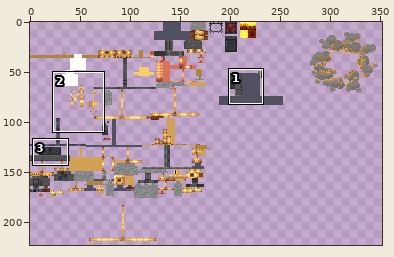
Edited in one commit: sprite sheet (src/main/resources/assets/cgs/textures/guns/gatling/gatling.png). The picture above shows the old version from afar; the outline marks the close-up.
Close-up. As it was:
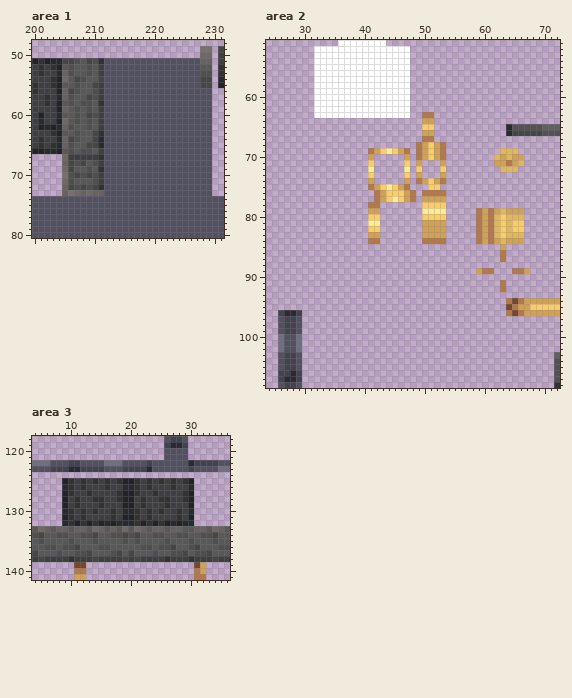
The file is 512x512 pixels. Colours within 5 levels of each other are drawn and written as one. Shown: area 1: x 200..231, y 48..80; area 2: x 24..72, y 51..108; area 3: x 4..36, y 118..141. The wide view leaves out empty margins. The commit also changed other parts of the picture, which this record leaves out.
The same view after the edit:
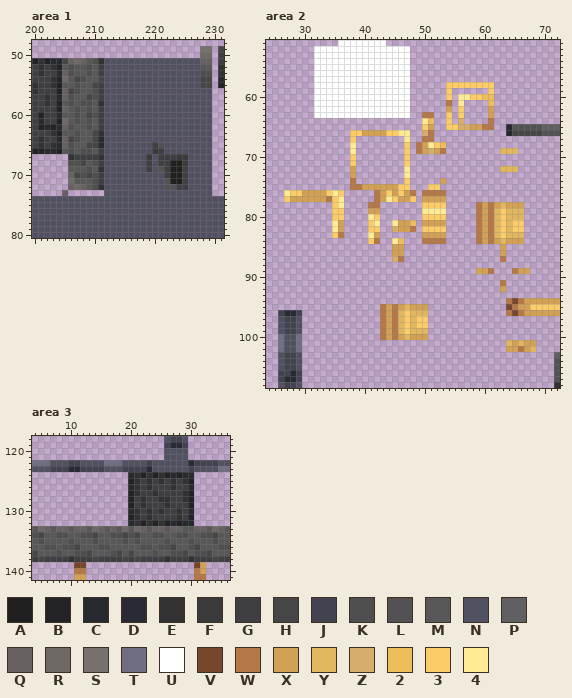
Palette (. is transparent): A #202020  B #222227  C #272b30  D #2a2a37  E #323233  F #3b3b3b  G #3f3e42  H #464647  J #434251  K #4f4f4f  L #525255  M #595858  N #525161  P #606063  Q #676161  R #6e6964  S #77716d  T #706e82  U #ffffff  V #76462d  W #b57849  X #d3a155  Y #e0b75e  Z #d7ad6c  2 #edbe59  3 #fbcc68  4 #ffeb94
From old to new:
--- area 1
@@ x 204..211 @@
 50 ........
-51 CHHKMHKE
+51 CHQRQMKE
 52 BMKMMKMG
@@ x 200..231 @@
 64 GEGGCQHKMMHCNNNNNNNNNNNNNNNNNN..
-65 GEGECQKMMHHCNNNNNNNNNNNNNNNNNN..
-66 BBCCBMKMKKMGNNNNNNNNNNNNNNNNNN..
-67 .....RGGGGGENNNNNNNNNNNNNNNNNN..
-68 .....QHKHMKGNNNNNNNNNNNNNNNNNN..
-69 .....RHMMKMENNNNNNNNNNNNNNNNNN..
-70 .....SKHKHKGNNNNNNNNNNNNNNNNNN..
-71 .....RKMMMKGNNNNNNNNNNNNNNNNNN..
-72 .....QHKHKHENNNNNNNNNNNNNNNNNN..
-73 .....QSRQRQQNNNNNNNNNNNNNNNNNN..
+65 GEGECQKMMHHCNNNNNNNNGLNNNNNNNN..
+66 BBCCBMKMKKMGNNNNNNNNFGNNNNNNNN..
+67 ......EGGGGENNNNNNNFNGGGFFNNNN..
+68 ......KKHMKGNNNNNNNGNGGAAFNNNN..
+69 ......MMMKMENNNNNNNGNLGAAGNNNN..
+70 ......QHKHKGNNNNNNNNNNGAAGNNNN..
+71 ......RMMMKGNNNNNNNNNNLAAGNNNN..
+72 ......QRQMKENNNNNNNNNNLLGGNNNN..
+73 .....Q......NNNNNNNNNNNNNNNNNN..
 74 NNNNNNNNNNNNNNNNNNNNNNNNNNNNNNNN
--- area 2
@@ x 24..72 @@
  57 ........UUUUUUUUUUUUUUUU.........................
- 58 ........UUUUUUUUUUUUUUUU.........................
- 59 ........UUUUUUUUUUUUUUUU.........................
- 60 ........UUUUUUUUUUUUUUUU.........................
- 61 ........UUUUUUUUUUUUUUUU.........................
- 62 ........UUUUUUUUUUUUUUUU.........................
- 63 ........UUUUUUUUUUUUUUUU..WW.....................
- 64 ..........................XX.....................
- 65 ..........................33............CLLLLLPPP
- 66 ..........................XX............CHHHHHLLL
- 67 ..........................WW.....................
- 68 .........................WX3XW...................
- 69 .................WX343XW.WX3XW.........YYY.......
- 70 .................X.....X.WX3XW........YXYXX......
- 71 .................3.....3.X...X........XXWXY......
- 72 .................4.....4.3...3.........YYY.......
- 73 .................3.....3.X...X...................
- 74 .................X.....X.WX3XW...................
- 75 .................WX343XW...33....................
- 76 ..................WX333XW.WWWW...................
- 77 ..................WX343XW.XXXX...................
- 78 .................WW.......3333...................
- 79 .................XX.......4444.....WXWXYXXX......
- 80 .................33.......3333.....WXWY3YYY......
- 81 .................44.......XXXX.....WXWY3Y33......
- 82 .................33.......XXXX.....WXWY3Y33......
- 83 .................XX.......XXXX.....WXWY3YYY......
- 84 .................WW.......WWWW.....WXWXYXXX......
- 85 .......................................X.........
- 86 .......................................W.........
- 87 .......................................W.........
+ 58 ........UUUUUUUUUUUUUUUU......33333333...........
+ 59 ........UUUUUUUUUUUUUUUU......3......3...........
+ 60 ........UUUUUUUUUUUUUUUU......3.443322...........
+ 61 ........UUUUUUUUUUUUUUUU......W.4....2...........
+ 62 ........UUUUUUUUUUUUUUUU......X.3....X...........
+ 63 ........UUUUUUUUUUUUUUUU..WW..3.3....X...........
+ 64 ..........................42..3.Z....W...........
+ 65 ..........................3X..33ZZXXWW..CLLLLLPPP
+ 66 ..............33XXXX3344..ZW............CHHHHHLLL
+ 67 ..............3........4..WW.....................
+ 68 ..............4........3.WX432...................
+ 69 ..............4........3.WXZXW.........YYY.......
+ 70 ..............3........3.........................
+ 71 ..............3........3.........................
+ 72 ..............X........4...............YYY.......
+ 73 ..............X........4.........................
+ 74 ..............W........3.....X...................
+ 75 ..............WWXXXXXX33...33....................
+ 76 ...433XXXX343.....WX3X3XW.WWWW...................
+ 77 ...3XXXXXXW34.....WX43XX3.XXXX...................
+ 78 ...........34....WW.......3333.....WXWXYXXX......
+ 79 ...........33....XX.......4444.....WXWY3YYY......
+ 80 ...........33....43.......3333.....WXWY3YYY......
+ 81 ...........4X....34..4XX2.XXXX.....WXWY3Y33......
+ 82 ...........4X....33..ZXXW.3333.....WXWY3Y33......
+ 83 ...........3W....4X.......XXXX.....WXWY3YYY......
+ 84 .................3W..42...WWWW.....WXWXYXXX......
+ 85 .....................XX................X.........
+ 86 .....................XX................X.........
+ 87 .....................ZW................W.........
  88 .................................................
- 89 ...................................XWW...WWX.....
+ 89 ...................................XXW...WXX.....
  90 .................................................
  91 .......................................W.........
- 92 .......................................W.........
+ 92 .......................................X.........
  93 .................................................
  94 ........................................WVWXXXXXX
- 95 ........................................VWXX33333
- 96 ..JDDJ..................................WVWXXXXXX
- 97 ..NJJN...........................................
- 98 ..NJJN...........................................
- 99 ..NJJN...........................................
-100 ..TNNT...........................................
-101 ..TNNT...........................................
-102 ..TNNT...........................................
+ 95 ...................WXWXYXXX.............VWXX33333
+ 96 ..JDDJ.............WXWY3YYY.............WVWXXXXXX
+ 97 ..NJJN.............WXWY3Y33......................
+ 98 ..NJJN.............WXWY3Y33......................
+ 99 ..NJJN.............WXWY3YYY......................
+100 ..TNNT.............WXWXYXXX......................
+101 ..TNNT..................................YXYXX....
+102 ..TNNT..................................XXWXY....
 103 ..NJJN..........................................P
--- area 3
@@ x 4..36 @@
 123 NNNJJJDDJJJJNNNJJJJDNNNNNNJNNNNTT
-124 .................................
-125 .....BEGEGEGEGEBBEGEGEGEGEB......
-126 .....CEGEGGGEGGCCEGEGGGEGGC......
-127 .....BEGGEGGGGEBBEGGEGGGGEB......
-128 .....BGEGGEEGGEBBGEGGEEGGEB......
-129 .....BGEGGGEGGGBBGEGGGEGGGB......
-130 .....CEGEGEGGEGCCEGEGEGGEGC......
-131 .....BEGEGGGGEGBBEGEGGGGEGB......
-132 .....CEBEBEBCBCCCEBEBEBCBCC......
+124 ................CEBEBEBCBCC......
+125 ................BEGEGEGEGEB......
+126 ................CEGEGGGEGGC......
+127 ................BEGGEGGGGEB......
+128 ................BGEGGEEGGEB......
+129 ................BGEGGGEGGGB......
+130 ................CEGEGEGGEGC......
+131 ................BEGEGGGGEGB......
+132 ................CEBEBEBCBCC......
 133 MRQMQQMQQMRQMQMRMRQMQQMQQMMQQMRQM
